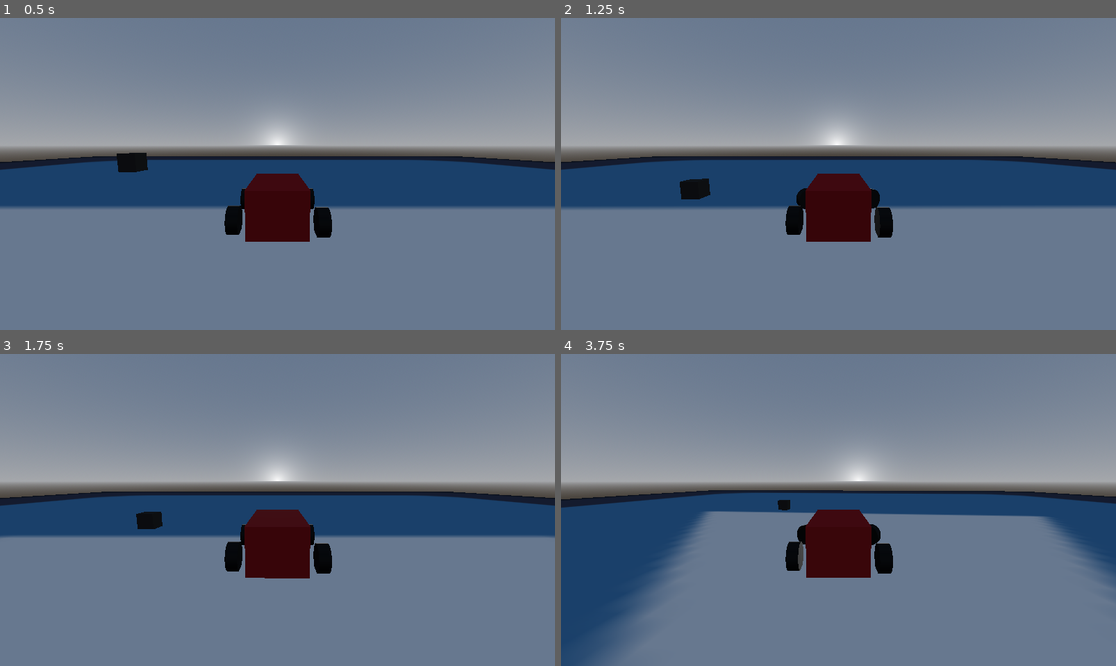
Above: before the commit, frames 1-4 (two rows, left to right).
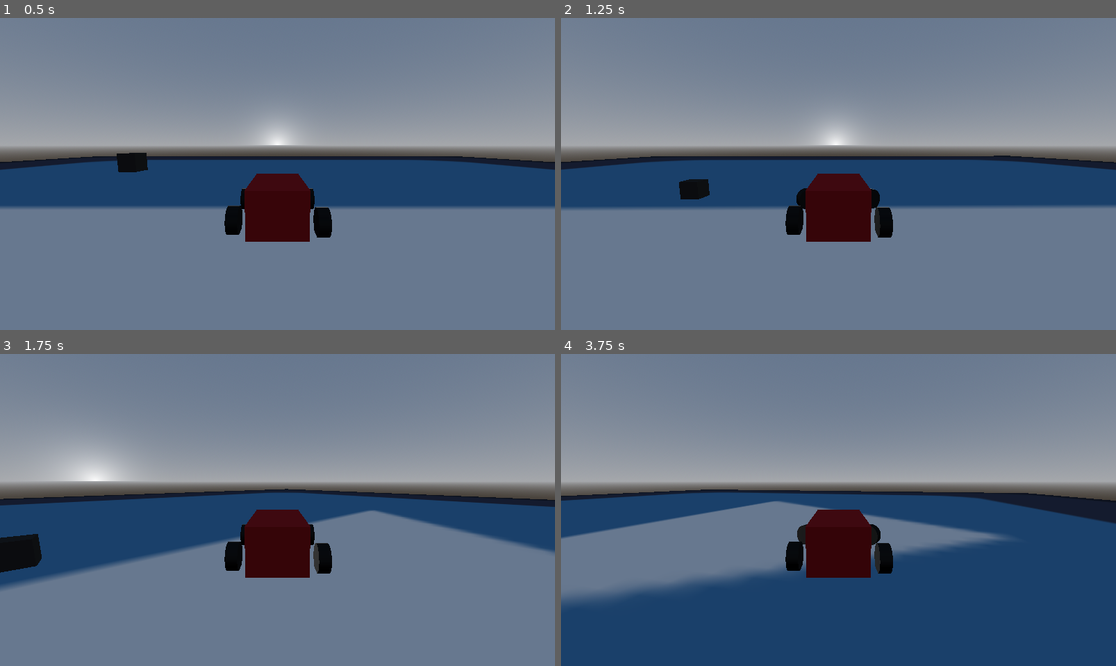
Above: after the commit, the same moments.

Repository: GrayJayV0/vehicle-test
Game: Godot game, scene res://world.tscn
The game is run twice, just before and just after one commit, with the same random seed, the same clock (stepped at 60 frames per second) and the same inputs. The engine's default icon, where the game draws it, is replaced by a stand-in: a white triangle on a blue panel in a dark square.
Inputs:
- Up to frame 1 (0.5 s): no input
- Up to frame 2 (1.25 s): hold Right (ui_right) from 0.53 s (still down); hold Shift (drift) from 0.53 s (still down)
- Up to frame 3 (1.75 s): tap Enter at 1.25 s; release Right (ui_right) at 1.28 s; release Shift (drift) at 1.28 s; hold Down (ui_down) from 1.28 s (still down); tap Shift (drift) at 1.35 s
- Up to frame 4 (3.75 s): release Down (ui_down) at 2.03 s; hold Right (ui_right) 2.03-2.78 s; hold Shift (drift) 2.03-2.78 s; hold Up (ui_up) 2.78-3.53 s; tap Shift (drift) at 2.85 s; hold Left (ui_left) from 3.53 s (still down); hold Shift (drift) from 3.53 s (still down)

Frame 1 is identical in both runs. In frame 2, less than 0.1% of the frame differs, in the area x 1-100%, y 44-59%; in frame 3, 9.2%; in frame 4, 39%, in the area x 0-100%, y 33-100%.

Commit message:
Drift
Make math to compensate for it going backwards

Diff:
--- a/car.gd
+++ b/car.gd
@@ -5,7 +5,7 @@
 @onready var frwheel = $VehicleWheel3D3
 @onready var camera = $Camera3D
 @export var MAX_STEER = 1
-@export var ENGINE_POWER = 2000
+@export var ENGINE_POWER = 8000
 var drift
 var new_rotation
 var old_position
@@ -17,6 +17,7 @@
 # Called every frame. 'delta' is the elapsed time since the previous frame.
 func _physics_process(delta: float) -> void:
 	#print(rotation_degrees,rotation)
+	#print(linear_velocity)
 	if Input.is_action_pressed("drift") and Input.get_axis("ui_right","ui_left") != 0 and !drift:
 		drift = true
 		axis = Input.get_axis("ui_right","ui_left")
@@ -25,47 +26,46 @@
 		old_position = position
 		old_velocity = linear_velocity
 	if Input.is_action_just_released("drift"):
-		blwheel.wheel_friction_slip = 10.5
-		brwheel.wheel_friction_slip = 10.5
 		flwheel.wheel_friction_slip = 10.5
 		frwheel.wheel_friction_slip = 10.5
 		drift = false
 		angular_velocity.y = 0
-		rotation_degrees.y = 0
+		#rotation_degrees.y = 0
+	blwheel.wheel_friction_slip = 5
+	brwheel.wheel_friction_slip = 5
 
 	if !drift:
+		engine_force = Input.get_axis("ui_down","ui_up") * ENGINE_POWER
 		steering = move_toward(steering, Input.get_axis("ui_right","ui_left") * MAX_STEER, delta * 10)
-		engine_force = Input.get_axis("ui_down","ui_up") * ENGINE_POWER
 	else:
-		linear_velocity = old_velocity
-		blwheel.wheel_friction_slip = 0
-		brwheel.wheel_friction_slip = 0
-		apply_torque_impulse(Vector3(0,10*Input.get_axis("ui_right","ui_left"),0))
+		linear_velocity.z = old_velocity.z
+	apply_central_impulse(Vector3(0,0,10*Input.get_axis("ui_down","ui_up")))
+	apply_torque_impulse(Vector3(0,10*Input.get_axis("ui_right","ui_left"),0))
 
 func _integrate_forces(state: PhysicsDirectBodyState3D) -> void:
+
 	if drift and axis == 1:
 		if Input.get_axis("ui_right","ui_left") == 1:
-			var clamp_rotation = clamp(rotation_degrees.y,0,new_rotation.y+75)
-			rotation_degrees.y = clamp_rotation
+			var clamp_rotation = clamp(rotation_degrees.y,new_rotation.y,new_rotation.y+75)
+			rotation_degrees = Vector3(rotation_degrees.x,clamp_rotation,rotation_degrees.z)
 		elif Input.get_axis("ui_right","ui_left") == 0:
-			var clamp_rotation = clamp(rotation_degrees.y,0,new_rotation.y+55)
-			rotation_degrees.y = clamp_rotation
+			var clamp_rotation = clamp(rotation_degrees.y,new_rotation.y+45,new_rotation.y+75)
+			rotation_degrees = Vector3(rotation_degrees.x,clamp_rotation,rotation_degrees.z)
 		elif Input.get_axis("ui_right","ui_left") == -1:
-			var clamp_rotation = clamp(rotation_degrees.y,35,new_rotation.y+55)
-			rotation_degrees.y = clamp_rotation
+			var clamp_rotation = clamp(rotation_degrees.y,new_rotation.y+25,new_rotation.y+75)
+			rotation_degrees = Vector3(rotation_degrees.x,clamp_rotation,rotation_degrees.z)
 		else:
 			pass
 	elif drift and axis == -1:
+
 		if Input.get_axis("ui_right","ui_left") == -1:
-			var clamp_rotation = clamp(rotation_degrees.y,new_rotation.y-75,0)
-			rotation_degrees.y = clamp_rotation
-			apply_central_impulse(Vector3(0,0,0))
+			var clamp_rotation = clamp(rotation_degrees.y,new_rotation.y-75,new_rotation.y)
+			rotation_degrees = Vector3(rotation_degrees.x,clamp_rotation,rotation_degrees.z)
 		elif Input.get_axis("ui_right","ui_left") == 0:
-			var clamp_rotation = clamp(rotation_degrees.y,new_rotation.y-55,0)
-			rotation_degrees.y = clamp_rotation
+			var clamp_rotation = clamp(rotation_degrees.y,new_rotation.y-75,new_rotation.y-45)
+			rotation_degrees = Vector3(rotation_degrees.x,clamp_rotation,rotation_degrees.z)
 		elif Input.get_axis("ui_right","ui_left") == 1:
-			var clamp_rotation = clamp(rotation_degrees.y,new_rotation.y-55,-35)
-			rotation_degrees.y = clamp_rotation
+			var clamp_rotation = clamp(rotation_degrees.y,new_rotation.y-75,new_rotation.y-25)
+			rotation_degrees = Vector3(rotation_degrees.x,clamp_rotation,rotation_degrees.z)
 		else:
 			pass
-	print(rotation_degrees.y)
--- a/project.godot
+++ b/project.godot
@@ -12,13 +12,13 @@
 
 config/name="Vehicle Test"
 run/main_scene="res://world.tscn"
-config/features=PackedStringArray("4.1", "Forward Plus")
+config/features=PackedStringArray("4.3", "Forward Plus")
 config/icon="res://icon.svg"
 
 [input]
 
 drift={
 "deadzone": 0.5,
-"events": [Object(InputEventKey,"resource_local_to_scene":fa …(174 unchanged characters)… ode":4194325,"key_label":0,"unicode":0,"echo":false,"script":null)
+"events": [Object(InputEventKey,"resource_local_to_scene":fa …(174 unchanged characters)… ode":4194325,"key_label":0,"unicode":0,"location":0,"echo":false,"script":null)
 ]
 }
